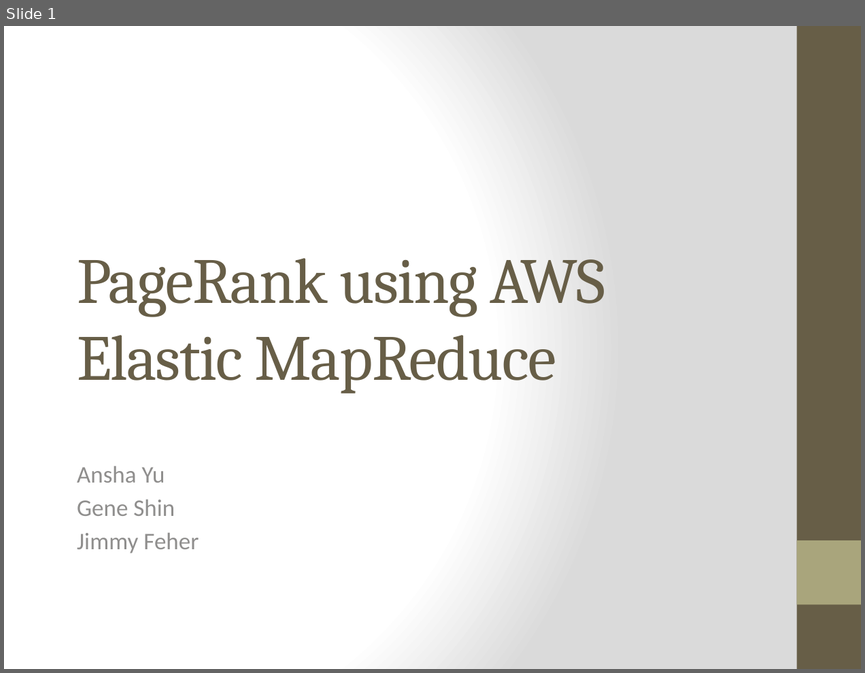
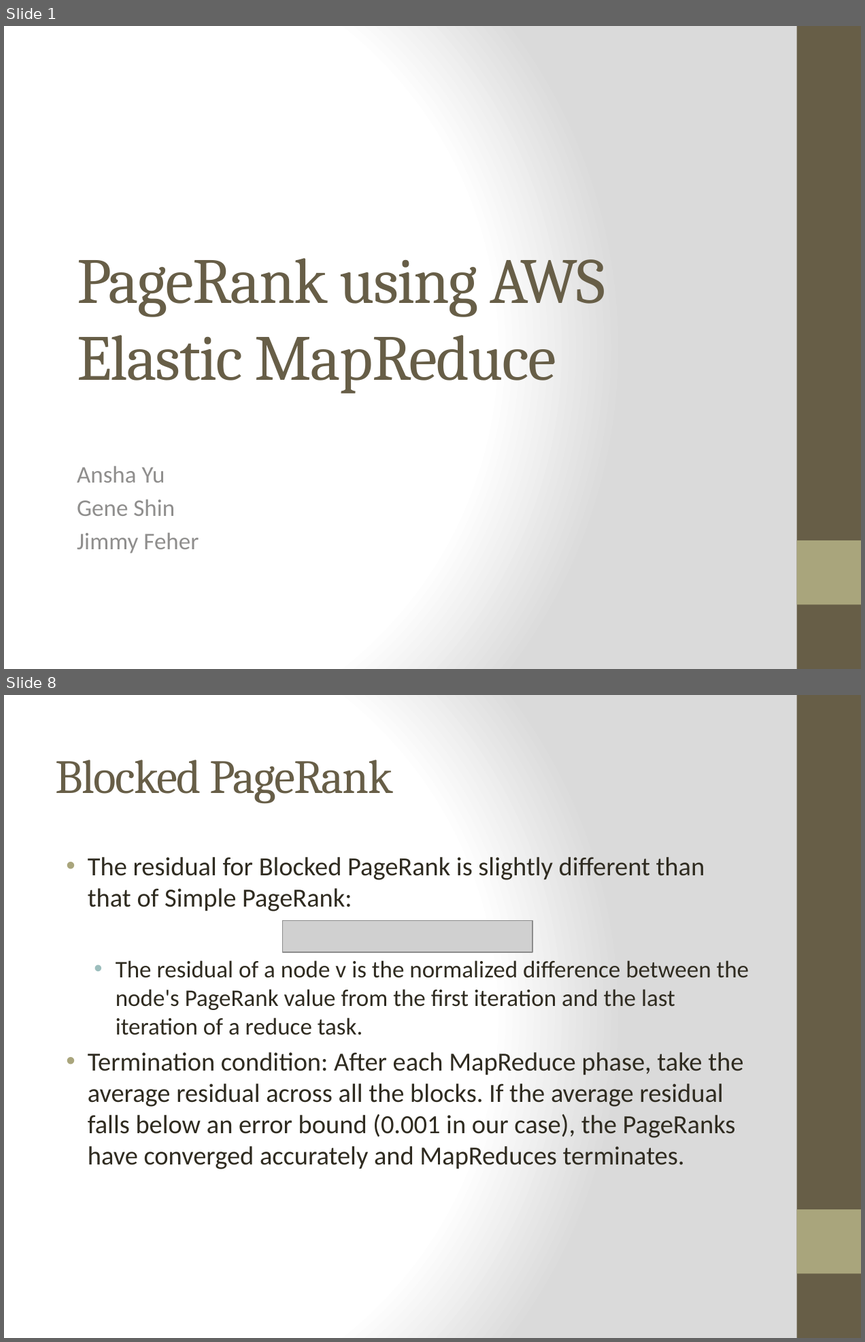
Before and after one commit to piranna0/CS5300P2, a slide deck: presentation.pptx. Shown one above the other, each under a label of ours: slide 1 before the commit, slides 1 and 8 after it; the slides between them are not shown. The pictures are 865x673 and 865x1342 pixels, drawn with LibreOffice and Linux fonts; fonts in the diff are those of the drawing; grey boxes stand for pictures. Boxes give left, top, right and bottom in pixels: in the first picture for what was removed or moved away, otherwise in the second. Text is boxed around its words. In the diff, an @@ line names an element or a change of style, - is before the commit and + after.

```diff
--- a/presentation.pptx
+++ b/presentation.pptx
@@ slide 8 added at (x1=4, y1=695, x2=861, y2=1338), background gradient #FFFFFF to #DADADA; not listed: 2 template elements that a slide beside it also shows @@
@@ title added at (x1=56, y1=760, x2=393, y2=803), 40 pt, text #675E47 @@
+Blocked PageRank
@@ text added at (x1=88, y1=857, x2=749, y2=1169), 22 pt, text #2F2B20 @@
+• The residual for Blocked PageRank is slightly different than that of Simple PageRank:
+  • The residual of a node v is the normalized difference between the node's PageRank value from the first iteration and the last iteration of a reduce task.
+• Termination condition: After each MapReduce phase, take the average residual across all the blocks. If the average residual falls below an error bound (0.001 in our case), the PageRanks have converged accurately and MapReduces terminates.
@@ picture added at (x1=283, y1=920, x2=532, y2=952) @@
```
Also in this commit, not shown: 10 slides changed, 1 other slide added.
